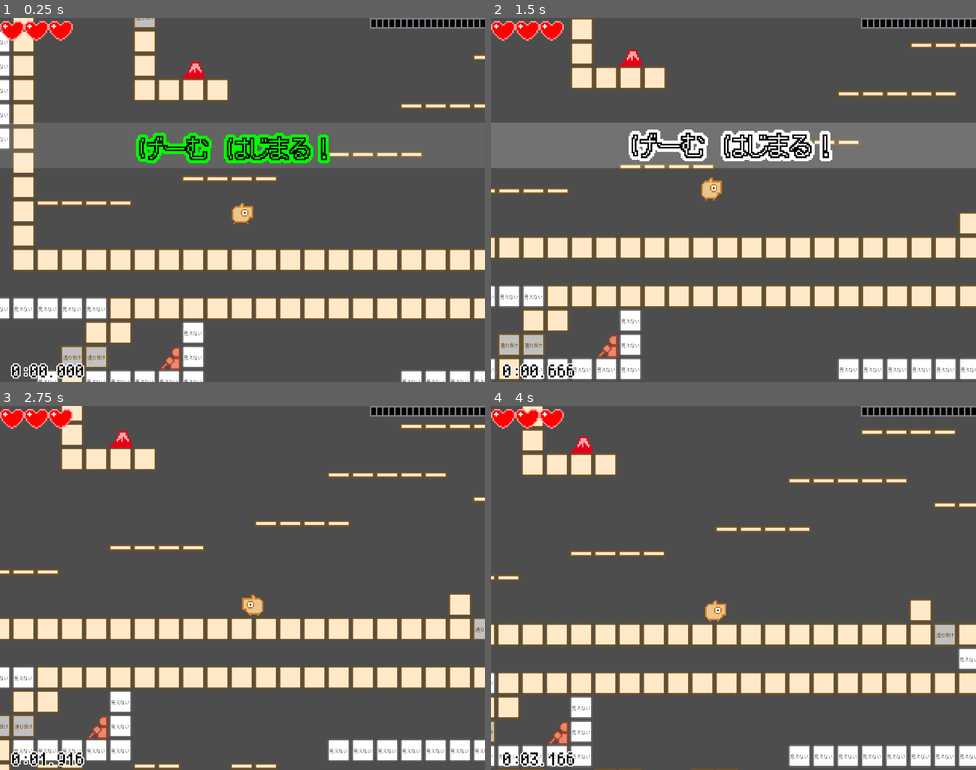
Above: before the commit, frames 1-4 (two rows, left to right).
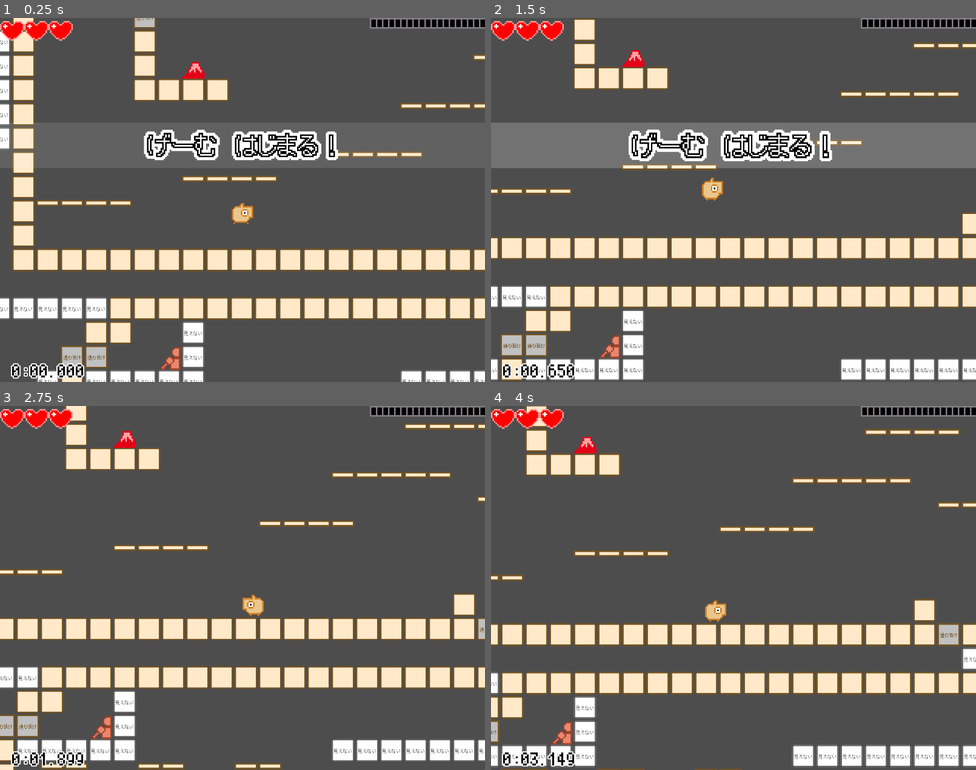
Above: after the commit, the same moments.

Repository: syun77/gd_ino
Game: Godot game, scene res://src/scenes/boot/Boot.tscn
Two runs of this game, one before a commit and one after it. Both use one fixed random seed, a clock stepped at 60 frames per second and the inputs below. Before the commit the project starts from res://Main.tscn.
Inputs (mouse positions are in pixels of both pictures, inside the frame that each line leads up to):
- Up to frame 1 (0.25 s): no input
- Up to frame 2 (1.5 s): move the mouse to (840, 181) at 0.52 s; hold Space (action) 0.53-1.28 s; hold Right (ui_right) from 0.53 s (still down); move the mouse to (636, 218) at 1.27 s; tap Space (action) at 1.35 s
- Up to frame 3 (2.75 s): move the mouse to (291, 507) at 2.02 s; release Right (ui_right) at 2.03 s; hold Left (ui_left) from 2.03 s (still down); hold Space (action) from 2.03 s (still down)
- Up to frame 4 (4 s): move the mouse to (709, 660) at 2.77 s; release Left (ui_left) at 2.78 s; release Space (action) at 2.78 s; hold Right (ui_right) from 2.78 s (still down); tap Space (action) at 2.85 s; move the mouse to (879, 642) at 3.52 s; hold Space (action) from 3.53 s (still down)

The runs differ from the first frame. In frame 1, 3.0% of the frame differs, in the area x 28-70%, y 30-40%; in frame 2, 7.5%; in frame 3, 8.7%, in the area x 0-100%, y 0-100%; in frame 4, 7.5%.

Commit message:
オープニングとエンディングのBGM再生を実装

Diff:
--- a/gd_ino/Main.gd
+++ b/gd_ino/Main.gd
@@ -39,7 +39,6 @@
 @onready var _player = $Player
 @onready var _camera = $Camera2D
 @onready var _map = $TileMap
-@onready var _bgm = $BGM
 @onready var _ui_health = $UILayer/UIHeath
 @onready var _ui_caption = $UILayer/UICaption
 @onready var _ui_item_list = $UILayer/UIItemList
@@ -75,7 +74,7 @@
 		"item": _item_layer,
 		"particle": _particle_layer,
 	}
-	Common.setup(self, layers, _player, _camera)
+	Common.setup(layers, _player, _camera)
 	# タイルマップを設定.
 	Map.setup(_map, MAP_WIDTH, MAP_HEIGHT)
 	# カメラをワープ.
@@ -86,6 +85,9 @@
 
 	# 開始キャプションを表示.
 	_ui_caption.start(UICaption.eType.START)
+
+	# BGM再生開始.
+	Common.play_bgm("ino1")
 
 ## アイテムオブジェクトを生成.
 func _create_items() -> void:
@@ -149,13 +151,13 @@
 			_gain_item = _player.itemID
 			if _player.is_dead():
 				# プレイヤー死亡処理.
-				_bgm.stop()
+				Common.stop_bgm()
 				_timer = 0
 				_state = eState.GAMEOVER
 				_ui_caption.start(UICaption.eType.GAMEOVER)
 			elif _gain_item != Map.eItem.NONE:
 				# アイテム獲得メッセージを表示.
-				_bgm.stop()
+				Common.stop_bgm()
 				_main_step = eMainStep.ITEM_MSG
 				_item_ui = UI_ITEM_OBJ.instantiate()
 				_ui_layer.add_child(_item_ui)
@@ -172,7 +174,7 @@
 					_state = eState.GAMECLEAR
 				else:
 					# BGM再開.
-					_bgm.play()
+					Common.play_bgm("ino1")
 					_main_step = eMainStep.MAIN
 
 ## 更新 > ゲームオーバー.
@@ -182,7 +184,8 @@
 		return # 少し待ちます.
 	if Input.is_action_just_pressed("action"):
 		# リトライ.
-		get_tree().change_scene_to_file("res://Main.tscn")
+		#get_tree().change_scene_to_file("res://Main.tscn")
+		get_tree().change_scene_to_file("res://src/scenes/title/Title.tscn")
 
 ## 更新 > ゲームクリア.
 func _update_gameclear(delta:float) -> void:
--- a/gd_ino/Main.tscn
+++ b/gd_ino/Main.tscn
@@ -1,9 +1,8 @@
-[gd_scene load_steps=9 format=3 uid="uid://du8efh526uic6"]
+[gd_scene load_steps=8 format=3 uid="uid://du8efh526uic6"]
 
 [ext_resource type="TileSet" uid="uid://bp36hrub7ev2g" path="res://assets/tiles/tile_set.tres" id="1_7akfr"]
 [ext_resource type="Script" path="res://Main.gd" id="1_q18xd"]
 [ext_resource type="PackedScene" uid="uid://b8l4gx0hk4ule" path="res://src/player/Player.tscn" id="2_rjip2"]
-[ext_resource type="AudioStream" uid="uid://4gg6o11tmb3s" path="res://assets/sound/ino1.ogg" id="4_fwcs8"]
 [ext_resource type="PackedScene" uid="uid://b4l2qr5ybm4ju" path="res://src/ui/UIHealth.tscn" id="5_nt1as"]
 [ext_resource type="PackedScene" uid="uid://dfegnd2mn10k1" path="res://src/ui/UICaption.tscn" id="5_w4dc7"]
 [ext_resource type="PackedScene" uid="uid://c2w3a7gpfkbnn" path="res://src/ui/UIItemList.tscn" id="6_d1ksn"]
@@ -48,9 +47,5 @@
 offset_right = 1280.0
 offset_bottom = 960.0
 
-[node name="BGM" type="AudioStreamPlayer" parent="."]
-stream = ExtResource("4_fwcs8")
-autoplay = true
-
 [node name="Camera2D" type="Camera2D" parent="."]
 position_smoothing_speed = 3.0
--- /dev/null
+++ b/gd_ino/default_bus_layout.tres
@@ -0,0 +1,9 @@
+[gd_resource type="AudioBusLayout" format=3 uid="uid://dsf240ly4dr51"]
+
+[resource]
+bus/1/name = &"BGM"
+bus/1/solo = false
+bus/1/mute = false
+bus/1/bypass_fx = false
+bus/1/volume_db = -6.91795
+bus/1/send = &"Master"
--- a/gd_ino/project.godot
+++ b/gd_ino/project.godot
@@ -11,7 +11,7 @@
 [application]
 
 config/name="いの べーしょん 2007 (for godot)"
-run/main_scene="res://Main.tscn"
+run/main_scene="res://src/scenes/boot/Boot.tscn"
 config/features=PackedStringArray("4.1", "Forward Plus")
 config/icon="res://icon.svg"
 
--- a/gd_ino/src/common/Common.gd
+++ b/gd_ino/src/common/Common.gd
@@ -34,6 +34,11 @@
 var _layers = []
 var _camera:Camera2D = null
 var _player:Player = null
+var _bgm:AudioStreamPlayer = null
+var _bgm_tbl = {
+	"ino1": "res://assets/sound/ino1.ogg",
+	"ino2": "res://assets/sound/ino2.ogg",
+}
 var _snds:Array = []
 var _snd_tbl = {
 	"damage": "res://assets/sound/damage.wav",
@@ -52,7 +57,11 @@
 
 ## 初期化.
 func init() -> void:
-
+	## BGM.
+	if _bgm == null:
+		_bgm = AudioStreamPlayer.new()
+		add_child(_bgm)
+		_bgm.bus = "BGM"
 
 	init_vars()
 
@@ -63,17 +72,18 @@
 	_snds.clear()
 
 ## セットアップ.
-func setup(root, layers, player:Player, camera:Camera2D) -> void:
+func setup(layers, player:Player, camera:Camera2D) -> void:
 	init_vars()
 
 	_layers = layers
 	_player = player
 	_camera = camera
 	# AudioStreamPlayerをあらかじめ作っておく.
+	## SE.
 	for i in range(MAX_SOUND):
 		var snd = AudioStreamPlayer.new()
 		#snd.volume_db = -4
-		root.add_child(snd)
+		add_child(snd)
 		_snds.append(snd)
 
 ## 経過時間を足し込む.
@@ -101,6 +111,19 @@
 func gain_item(id:Map.eItem) -> void:
 	_gained_item[id] = true
 
+## BGMの再生.
+func play_bgm(name:String) -> void:
+	if not name in _bgm_tbl:
+		push_error("存在しないサウンド %s"%name)
+		return
+	_bgm.stream = load(_bgm_tbl[name])
+	_bgm.play()
+
+## BGMの停止.
+func stop_bgm() -> void:
+	_bgm.stop()
+
+## SEの再生.
 func play_se(name:String, id:int=0) -> void:
 	if id < 0 or MAX_SOUND <= id:
 		push_error("不正なサウンドID %d"%id)
--- a/gd_ino/src/common/Config.gd
+++ b/gd_ino/src/common/Config.gd
@@ -11,15 +11,15 @@
 ## 初期HP.
 @export var hp_init = 3
 ## 移動速度.
-@export var move_speed = 400.0#2.0
+@export var move_speed = 480.0#2.0
 ## 地面での加速係数.
 @export var ground_acc_ratio = 0.04
 ## 空中での加速係数.
 @export var air_acc_ratio = 0.01
 ## ジャンプ力.
-@export var jump_velocity = 800.0#4.0
+@export var jump_velocity = 960.0#4.0
 ## 重力加速度.
-@export var gravity = 35.0#0.2
+@export var gravity = 48.0#0.2
 ## 落下の最高速度.
 @export var fall_speed_max = 400.0#4.0
 ## ライフの回復インターバル.
--- /dev/null
+++ b/gd_ino/src/scenes/boot/Boot.gd
@@ -0,0 +1,10 @@
+extends Node2D
+
+@export var scene:PackedScene
+
+func _ready() -> void:
+	# Commonの初期化.
+	Common.init()
+
+	# ゲーム開始.
+	get_tree().change_scene_to_packed(scene)
--- /dev/null
+++ b/gd_ino/src/scenes/boot/Boot.tscn
@@ -0,0 +1,8 @@
+[gd_scene load_steps=3 format=3 uid="uid://c5g58aho1qooe"]
+
+[ext_resource type="Script" path="res://src/scenes/boot/Boot.gd" id="1_tossy"]
+[ext_resource type="PackedScene" uid="uid://du8efh526uic6" path="res://Main.tscn" id="2_jkj4n"]
+
+[node name="Boot" type="Node2D"]
+script = ExtResource("1_tossy")
+scene = ExtResource("2_jkj4n")
--- a/gd_ino/src/scenes/ending/Ending.gd
+++ b/gd_ino/src/scenes/ending/Ending.gd
@@ -4,6 +4,9 @@
 const SCROLL_SPEED = 100.0
 
 @onready var _spr = $Sprite2D
+
+func _ready() -> void:
+	Common.play_bgm("ino2")
 
 ## 更新.
 func _process(delta: float) -> void:
@@ -19,4 +22,5 @@
 
 	if _spr.position.y < end_y:
 		# オープニング終了.
+		Common.stop_bgm()
 		get_tree().change_scene_to_file("res://src/scenes/result/Result.tscn")
--- a/gd_ino/src/scenes/opening/Opening.gd
+++ b/gd_ino/src/scenes/opening/Opening.gd
@@ -4,6 +4,9 @@
 const SCROLL_SPEED = 100.0
 
 @onready var _spr = $Sprite2D
+
+func _ready() -> void:
+	Common.play_bgm("ino2")
 
 ## 更新.
 func _process(delta: float) -> void:
@@ -17,4 +20,5 @@
 	var h = _spr.texture.get_height()
 	if _spr.position.y < -(h + Common.WINDOW_HEIGHT*1.3):
 		# オープニング終了.
+		Common.stop_bgm()
 		get_tree().change_scene_to_file("res://Main.tscn")
Not shown: 1 places in gd_ino/assets/tiles/tile_set.tres that only renumber resources
Not shown: 1 places in gd_ino/src/scenes/opening/Opening.tscn that only renumber resources
